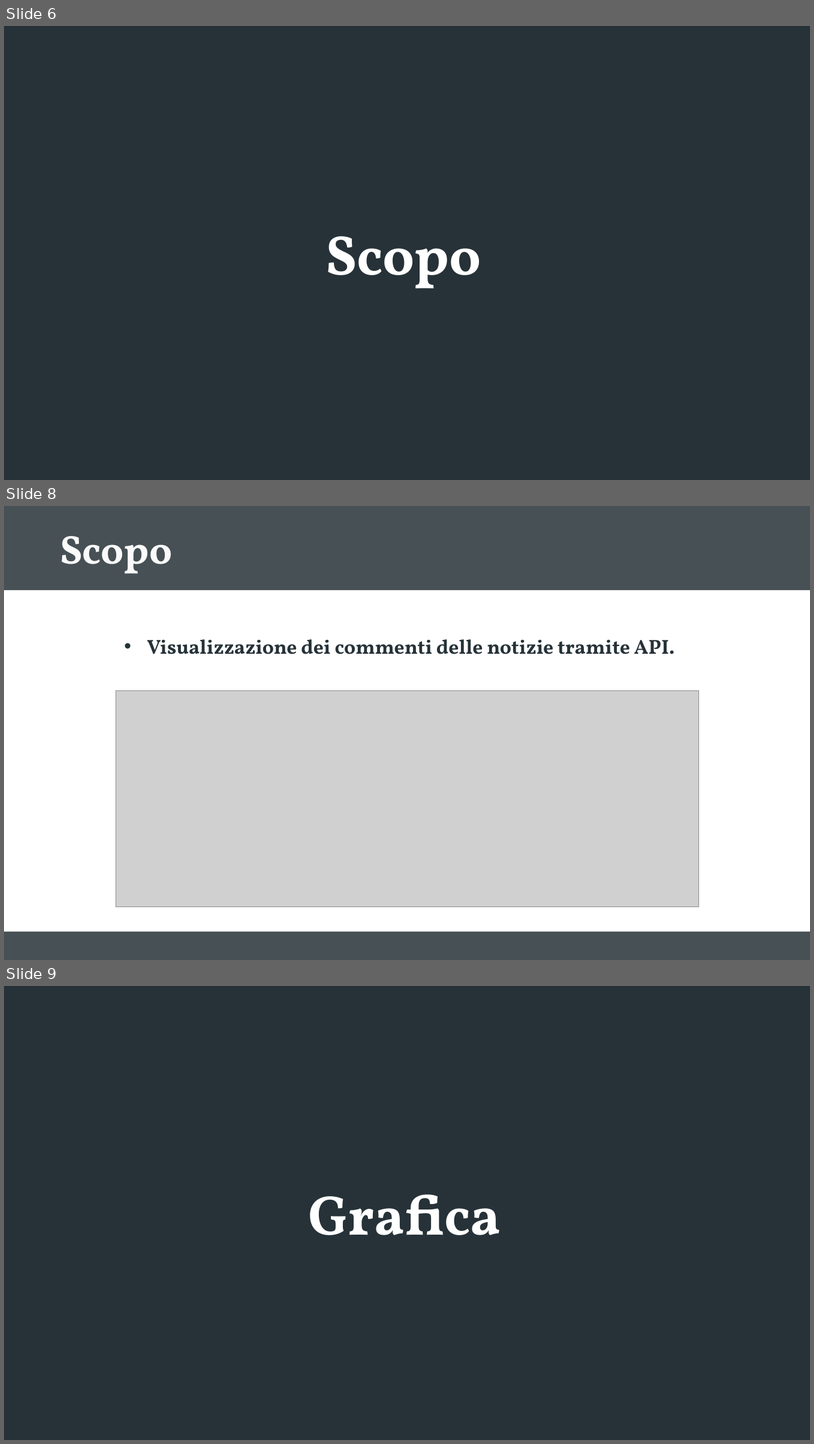
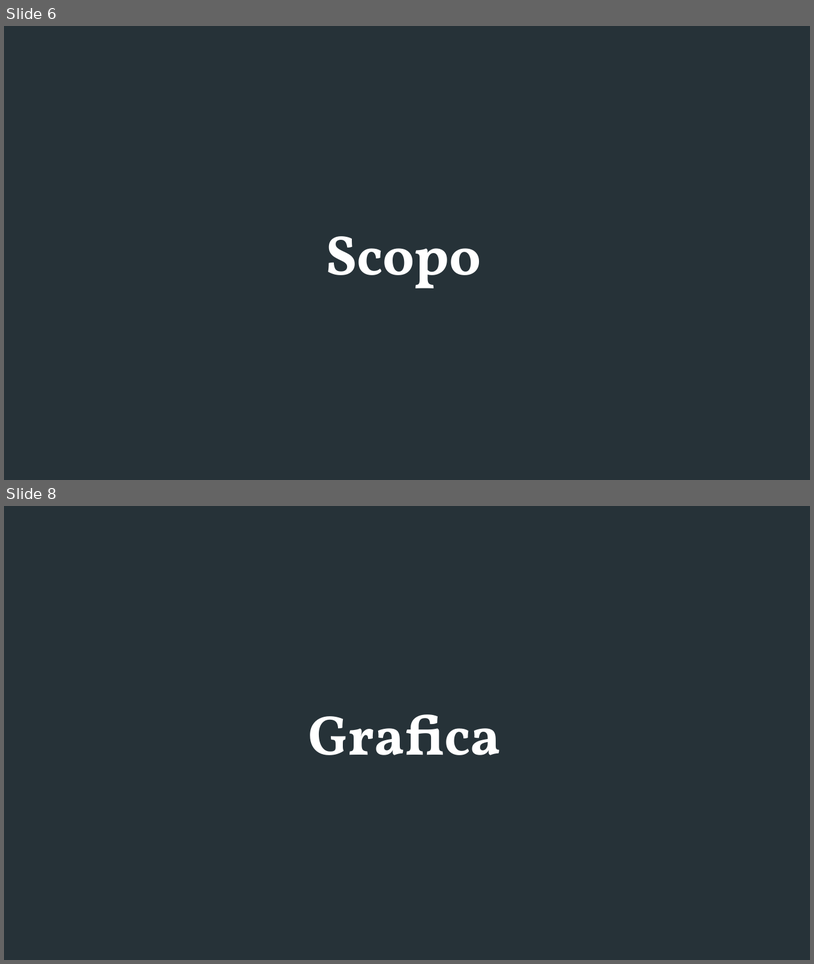
Before and after one commit to giovannipacelli2/news, a slide deck: src/assets/presentation/Presentazione_News.pptx. Shown one above the other, each under a label of ours: slides 6, 8 and 9 before the commit, slides 6 and 8 after it; the slides between them are not shown. The pictures are 814x1444 and 814x964 pixels, drawn with LibreOffice and Linux fonts; fonts in the diff are those of the drawing; grey boxes stand for pictures. Boxes give left, top, right and bottom in pixels: in the first picture for what was removed or moved away, otherwise in the second. Text is boxed around its words. In the diff, an @@ line names an element or a change of style, - is before the commit and + after.

```diff
--- a/src/assets/presentation/Presentazione_News.pptx
+++ b/src/assets/presentation/Presentazione_News.pptx
@@ slide 8 removed at box(4, 506, 810, 960), background #FFFFFF @@
@@ rectangle removed at box(4, 506, 810, 590) @@
@@ text removed at box(60, 536, 172, 574) @@
-Scopo
@@ text removed at box(147, 639, 675, 654) @@
-• Visualizzazione dei commenti delle notizie tramite API.
@@ picture removed at box(117, 691, 699, 906) @@
@@ round same rect removed at box(4, 931, 810, 960) @@
@@ what was slide 9 is now slide 8 @@
```
Also in this commit, not shown: 9 slides changed, 3 slides added, 6 other slides removed, 7 other files.
